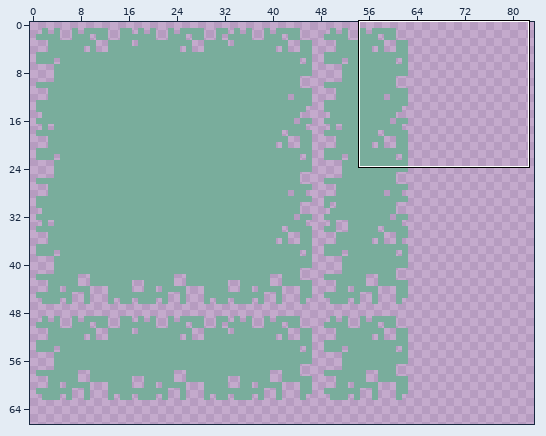
Two states of a sprite sheet, assets/sprites/atlases/on_tiles.png. Above, an overview of the earlier version with the close-up marked.
Close-up. First the earlier version:
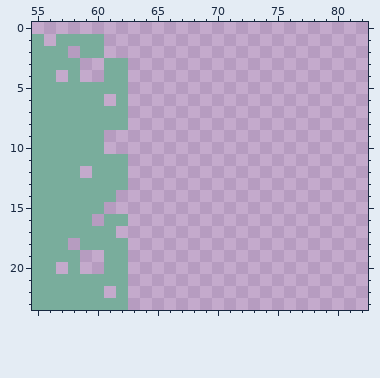
The file is 128x128 pixels. Shown: x 55..82, y 0..23. The wide view leaves out empty margins.
After:
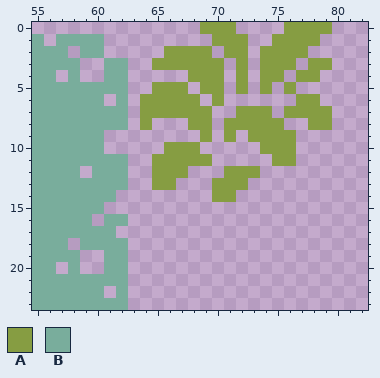
Palette (. is transparent): A #869d42  B #79ad9c
Change:
The edit adds colour A in row 0 at x 69 to 71 and 76 to 79; in row 1 at x 70 to 72 and 75 to 78; in row 2 at x 66 to 69, 71 to 72 and 74 to 77; in row 3 at x 65 to 70, 72, 74 to 76 and 78 to 79; in row 4 at x 68 to 70, 72, 74 to 75 and 77 to 78; in row 5 at x 65 to 67, 69 to 70, 72, 74 and 76.
The edit adds colour A in row 6 at x 64 to 68, 70 and 77 to 78; in row 7 at x 64 to 69, 72 to 74 and 76 to 79; in row 8 at x 64, 68 to 69, 71 to 75 and 78 to 79; in row 9 at x 69, 71 and 73 to 76; in row 10 at x 66 to 68 and 74 to 76; in row 11 at x 65 to 69 and 75 to 76.
The edit adds colour A in row 12 at x 65 to 67 and 71 to 73; in row 13 at x 65 to 66 and 70 to 72; in row 14 at x 70 to 71.
